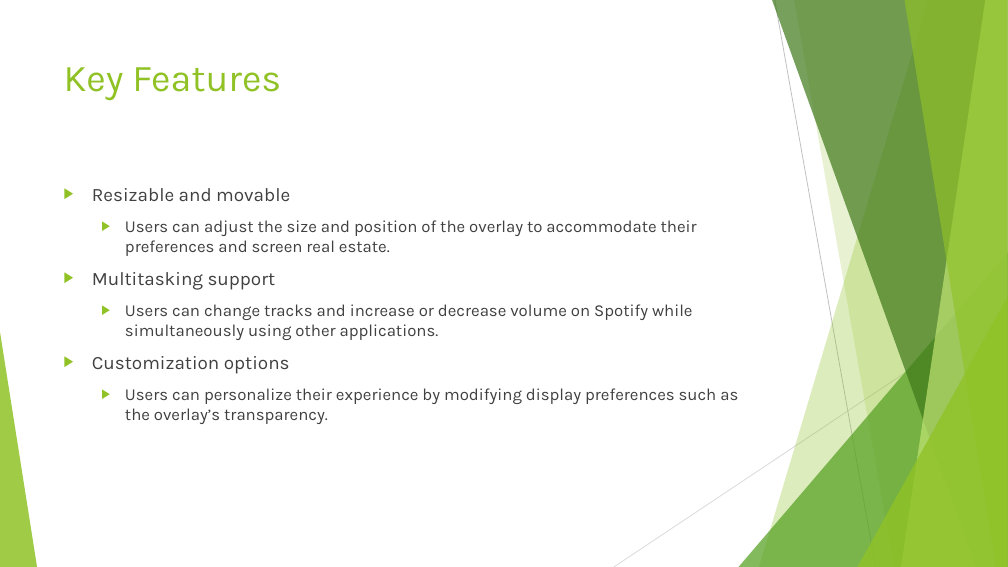
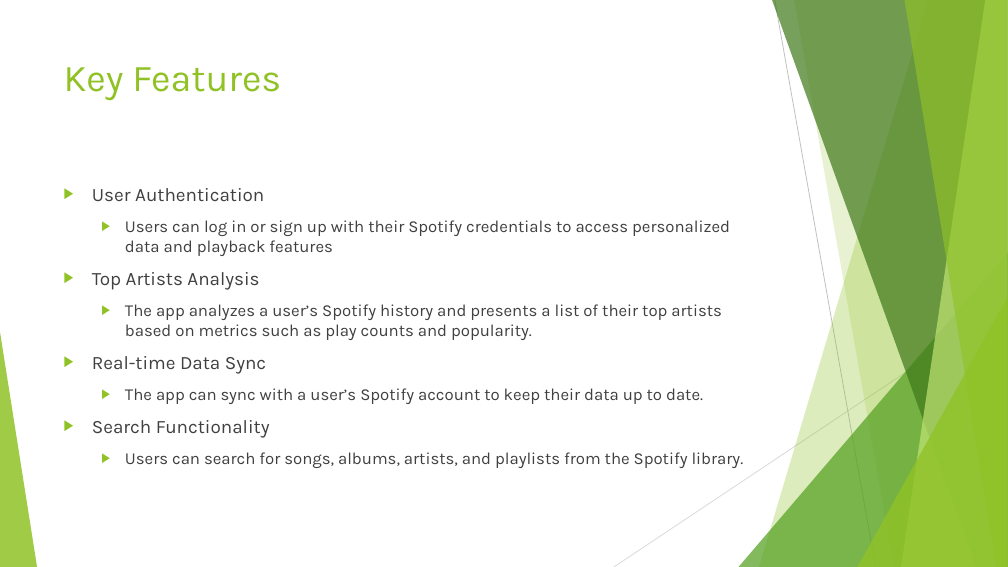
Before and after one commit to bahnsm/IT4045C-Group-3-Project, a slide deck: slide 3 of Enterprise App Development Final Presentation.pptx. Drawn at 1008x567 pixels with LibreOffice and Linux fonts; fonts in the diff are those of the drawing. Boxes give left, top, right and bottom in pixels: in the first picture for what was removed or moved away, otherwise in the second. Text is boxed around its words. In the diff, an @@ line names an element or a change of style, - is before the commit and + after.

Commit message:
updated powerpoint

```diff
--- a/Enterprise App Development Final Presentation.pptx
+++ b/Enterprise App Development Final Presentation.pptx
@@ text at (x1=92, y1=188, x2=744, y2=468): text changed @@
-▶ Resizable and movable
-  ▶ Users can adjust the size and position of the overlay to accommodate their preferences and screen real estate.
-▶ Multitasking support
-  ▶ Users can change tracks and increase or decrease volume on Spotify while simultaneously using other applications.
-▶ Customization options
-  ▶ Users can personalize their experience by modifying display preferences such as the overlay’s transparency.
+▶ User Authentication
+  ▶ Users can log in or sign up with their Spotify credentials to access personalized data and playback features
+▶ Top Artists Analysis
+  ▶ The app analyzes a user’s Spotify history and presents a list of their top artists based on metrics such as play counts and popularity.
+▶ Real-time Data Sync
+  ▶ The app can sync with a user’s Spotify account to keep their data up to date.
+▶ Search Functionality
+  ▶ Users can search for songs, albums, artists, and playlists from the Spotify library.
```
Also in this commit, not shown: 2 other slides changed, 1 slide added, 2 slides removed.
